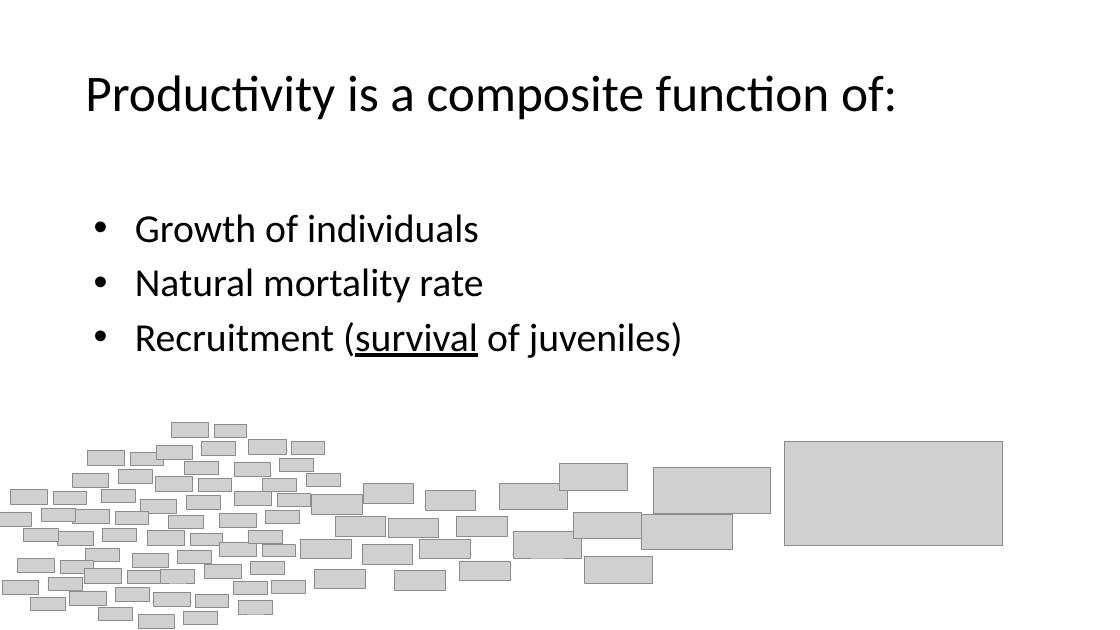
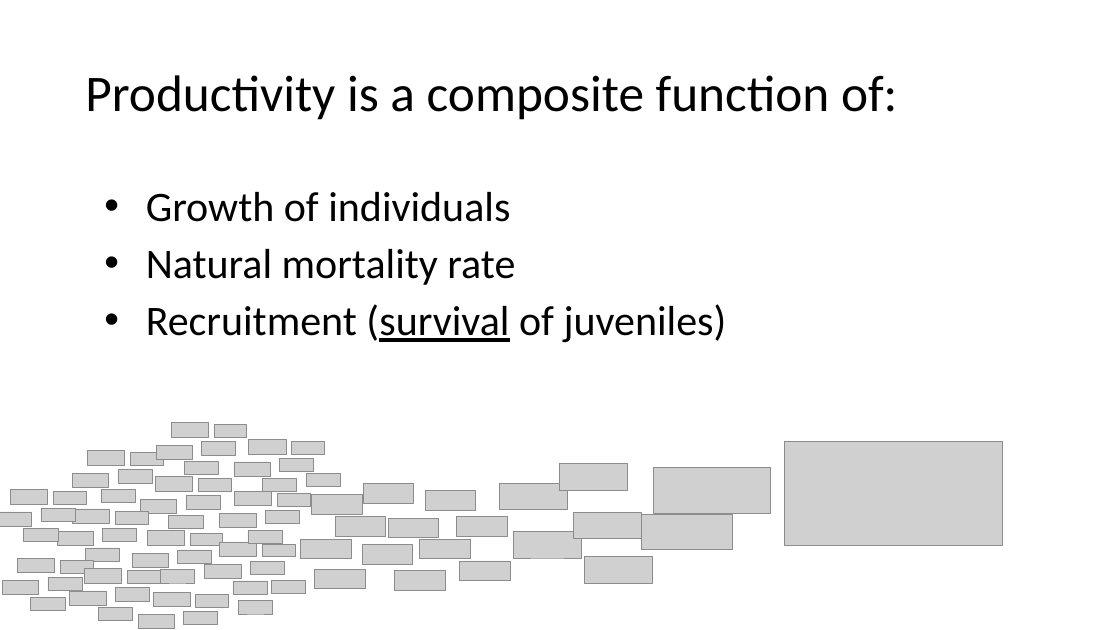
Before and after one commit to TESA-workshops/Ref-Pt-101, a slide deck: slide 38 of RefPt101_221109tb.pptx (slide 36 before the commit). Drawn at 1120x630 pixels with LibreOffice and Linux fonts; fonts in the diff are those of the drawing; grey boxes stand for pictures. Boxes give left, top, right and bottom in pixels: in the first picture for what was removed or moved away, otherwise in the second. Text is boxed around its words. In the diff, an @@ line names an element or a change of style, - is before the commit and + after.

```diff
--- a/RefPt101_221109tb.pptx
+++ b/RefPt101_221109tb.pptx
@@ text "Growth of individuals": place and size @@
-text "Growth of individuals" at (135, 214, 683, 358)
+text "Growth of individuals" at (146, 192, 727, 343)
@@ text "Growth of individuals" at (146, 192, 727, 343): size 34 to 36 pt @@
```
Also in this commit, not shown: 10 other slides changed, 6 slides added, 4 slides removed.
